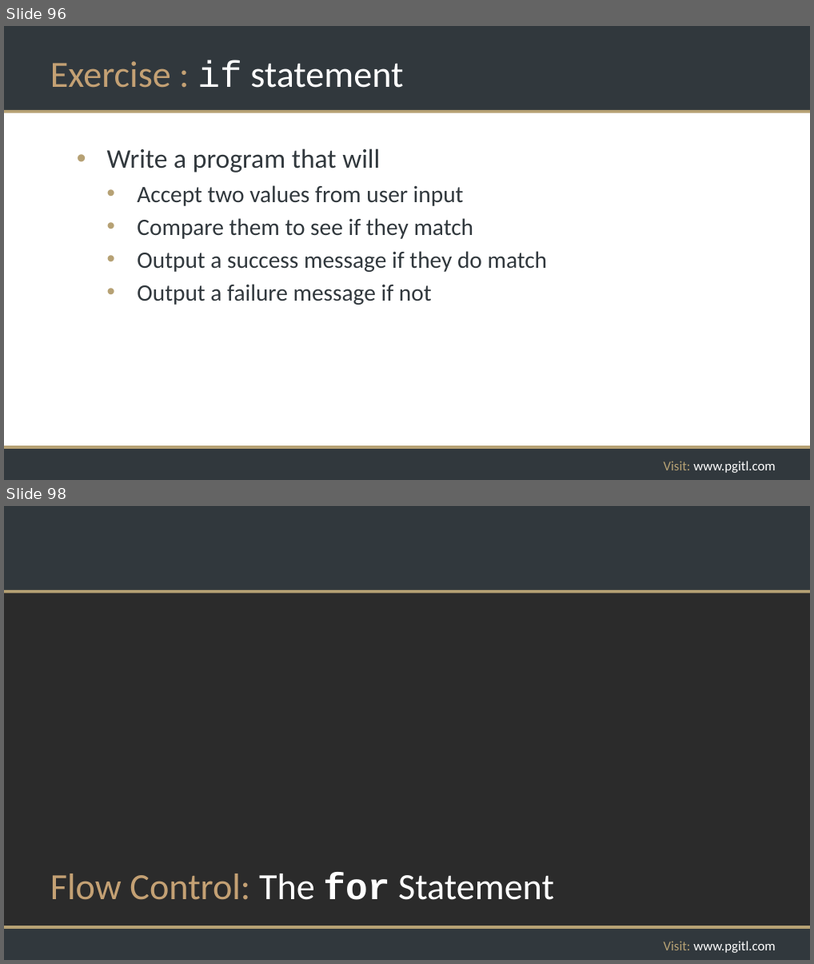
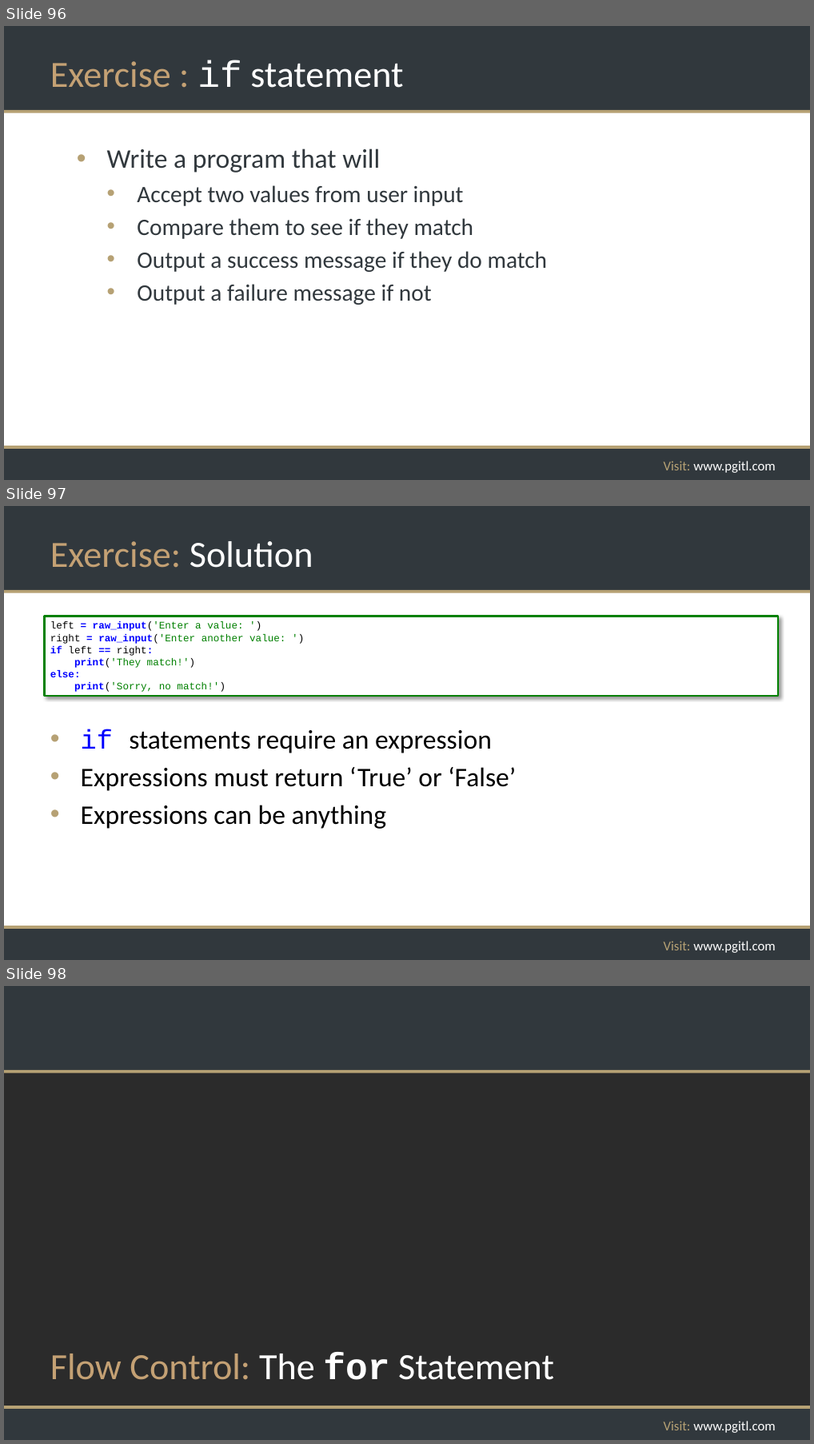
Before and after one commit to rikkouri/project-a, a slide deck: Programming Foundations.pptx. Shown one above the other, each under a label of ours: slides 96 and 98 before the commit, slides 96, 97 and 98 after it; the slides between them are not shown. The pictures are 814x964 and 814x1444 pixels, drawn with LibreOffice and Linux fonts; fonts in the diff are those of the drawing; background and template pictures are left out; a plain dark background stands for a picture behind light text. Boxes give left, top, right and bottom in pixels: in the first picture for what was removed or moved away, otherwise in the second. Text is boxed around its words. In the diff, an @@ line names an element or a change of style, - is before the commit and + after.

```diff
--- a/Programming Foundations.pptx
+++ b/Programming Foundations.pptx
@@ slide 97 added at [4, 506, 810, 960], background #FFFFFF; not listed: 5 template elements that a slide beside it also shows @@
@@ title added at [50, 541, 314, 568], 44 pt, text #C4A174 @@
+Exercise: Solution
@@ rectangle added at [45, 616, 779, 696], fill #FFFFFF, outline #008000 2.25 pt, 12 pt, text #008000 @@
+left = raw_input('Enter a value: ')
+right = raw_input('Enter another value: ')
+if left == right:
+print('They match!')
+else:
+print('Sorry, no match!')
@@ text added at [81, 728, 516, 828], 32 pt, text #000000 @@
+• if statements require an expression
+• Expressions must return ‘True’ or ‘False’
+• Expressions can be anything
```
Also in this commit, not shown: 4 slides changed, 1 slide removed, 1 other file.
